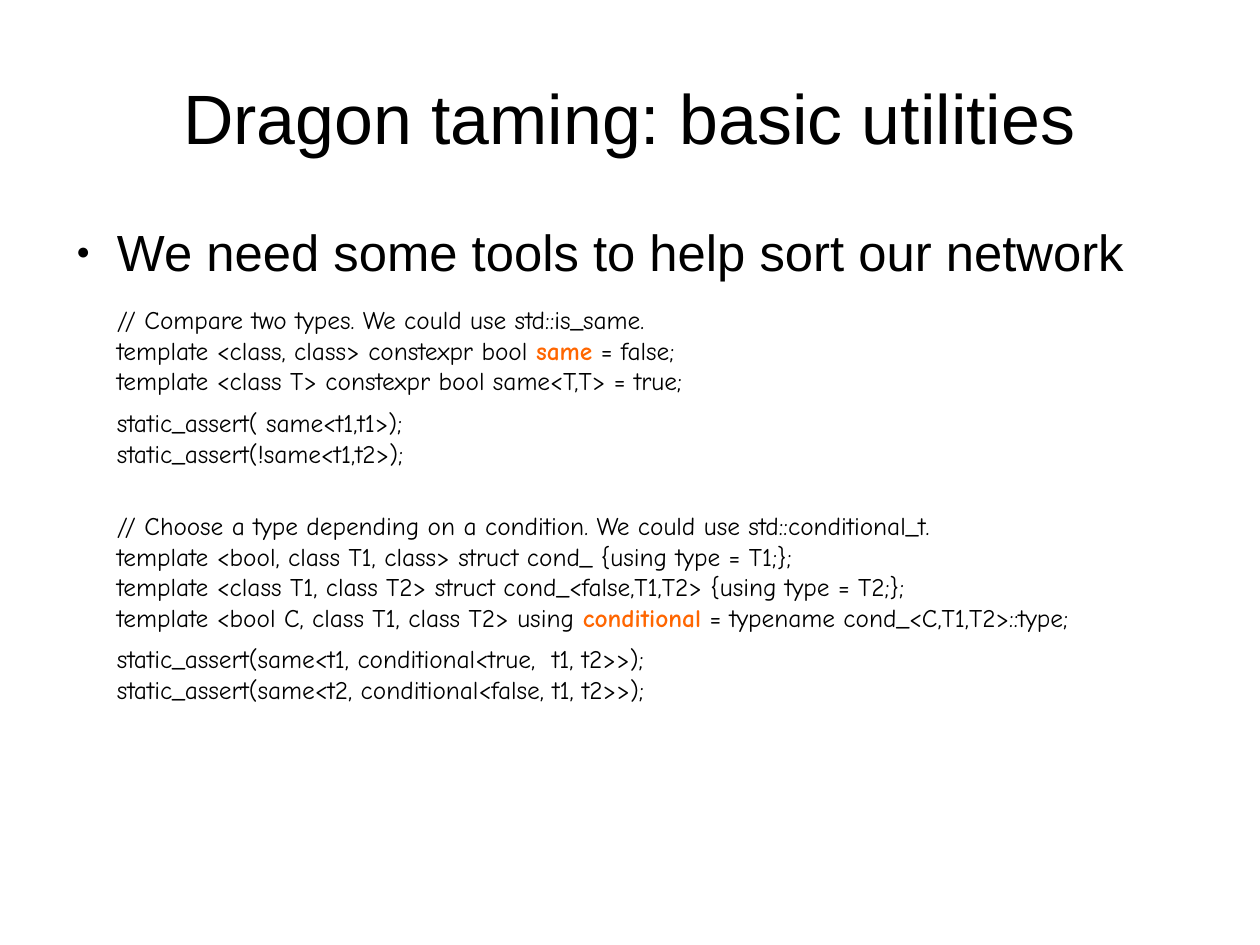
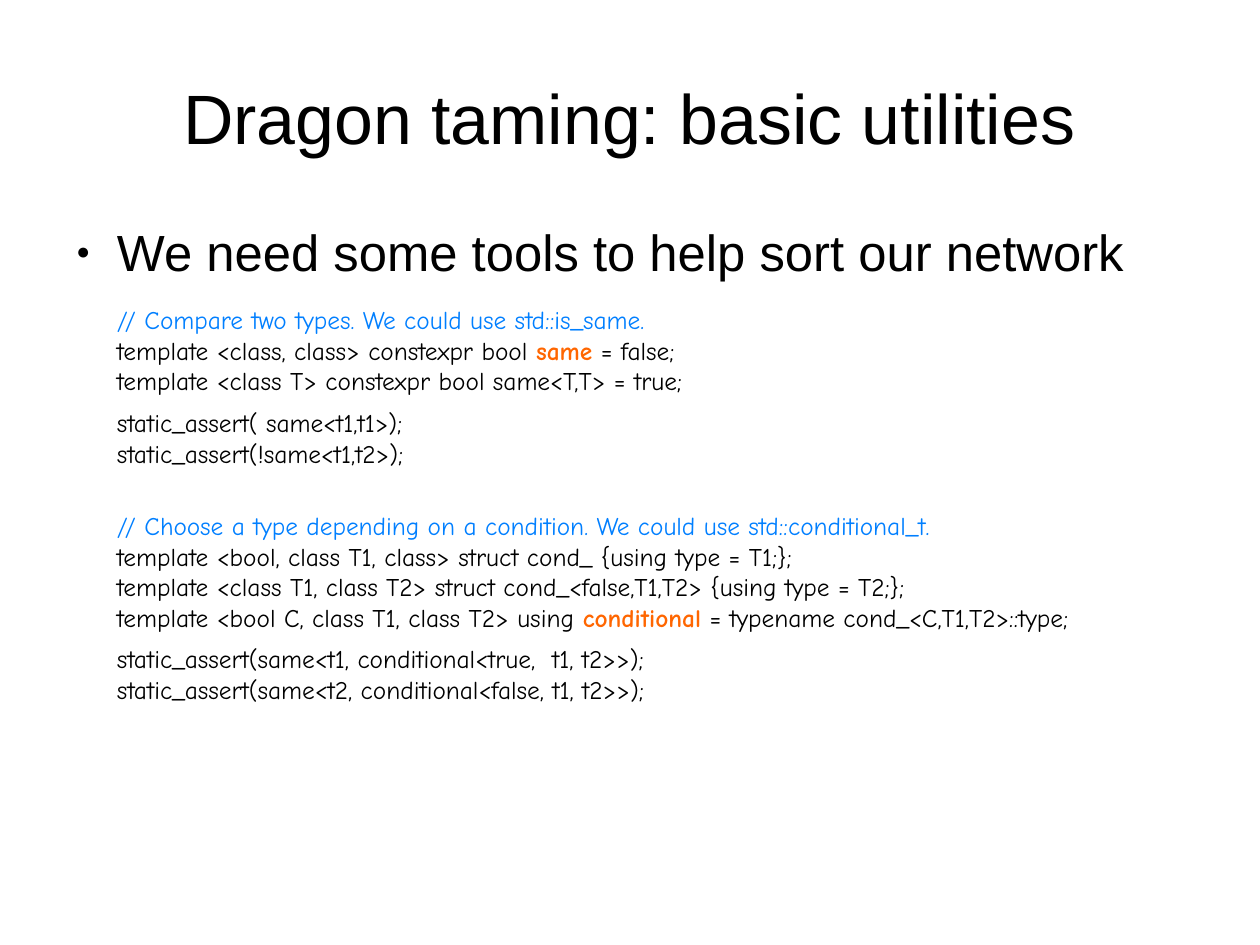
Before and after one commit to mikeseymour/wocca, a slide deck: slide 10 of docs/MikeSeymourACCU201709.odp. Drawn at 1260x945 pixels with LibreOffice and Linux fonts; fonts in the diff are those of the drawing. Boxes give left, top, right and bottom in pixels: in the first picture for what was removed or moved away, otherwise in the second. Text is boxed around its words. In the diff, an @@ line names an element or a change of style, - is before the commit and + after.

```diff
--- a/docs/MikeSeymourACCU201709.odp
+++ b/docs/MikeSeymourACCU201709.odp
@@ text at [144,311,929,540]: text colour #000000 to #007FFF in "// Compare two types. We could use ...", "// Choose a type depending on a ..." @@
```
Also in this commit, not shown: 7 other slides changed, 2 other files.
